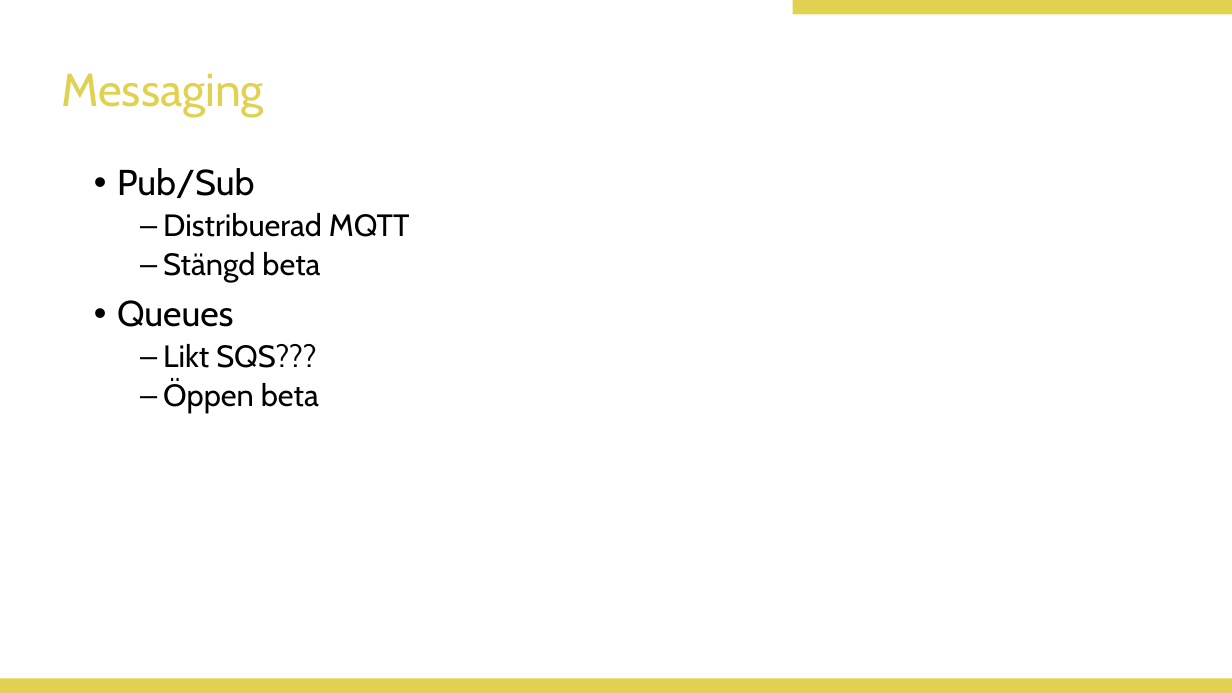
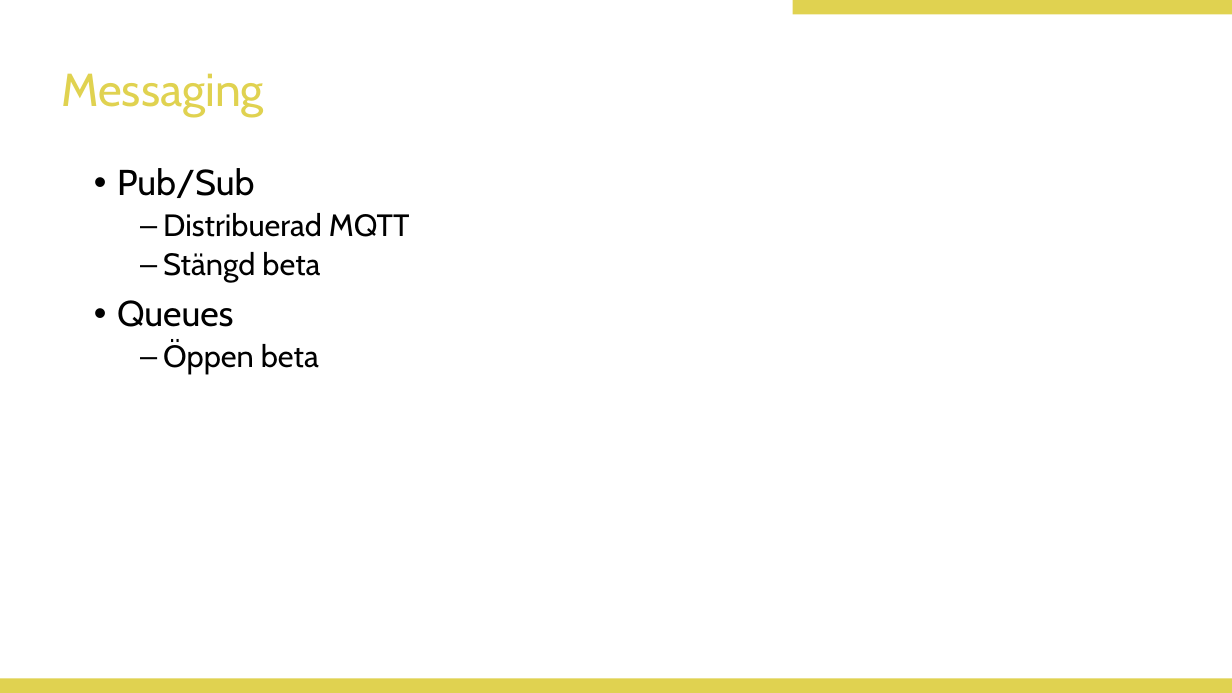
Before and after one commit to Doverstav/kitscon241, a slide deck: slide 7 of docs/presentation.pptx. Drawn at 1232x693 pixels with LibreOffice and Linux fonts; fonts in the diff are those of the drawing. Boxes give left, top, right and bottom in pixels: in the first picture for what was removed or moved away, otherwise in the second. Text is boxed around its words. In the diff, an @@ line names an element or a change of style, - is before the commit and + after.

```diff
--- a/docs/presentation.pptx
+++ b/docs/presentation.pptx
@@ text at (163, 344, 316, 368): paragraph removed @@
-  – Likt SQS???
```
Also in this commit, not shown: 4 other slides changed, 9 slides added, 7 slides removed, 1 other file.
